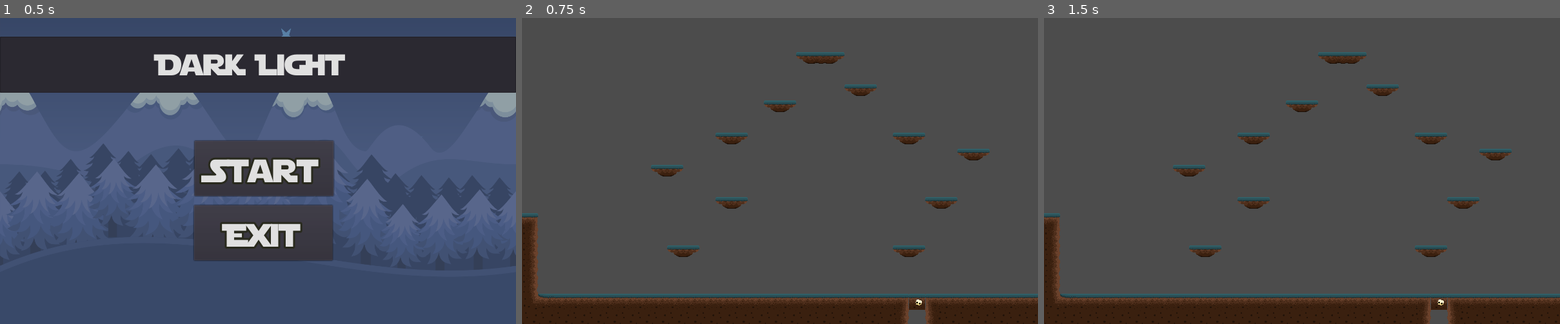
Above: before the commit, frames 1-3 (left to right).
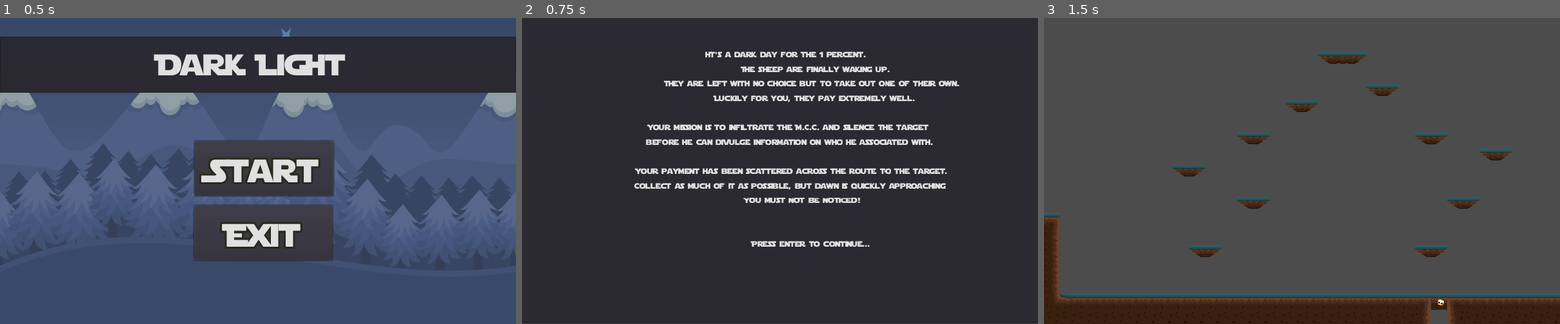
Above: after the commit, the same moments.

Repository: ahmet9cengiz/DarkLight
Game: Godot game, scene res://TitleScreen.tscn
Two runs of this game, one before a commit and one after it. Both use one fixed random seed, a clock stepped at 60 frames per second and the inputs below.
Inputs:
- Up to frame 1 (0.5 s): no input
- Up to frame 2 (0.75 s): click "Start" at 0.5 s
- Up to frame 3 (1.5 s): tap Enter (ui_accept) at 1.25 s; hold Right (ui_right) from 1.28 s (still down); hold Enter (ui_accept) from 1.28 s (still down)

Frame 1 is identical in both runs. In frame 2, 99% of the frame differs, in the area x 0-100%, y 0-100%; in frame 3, nothing differs.

Commit message:
Updated sound

Diff:
--- /dev/null
+++ b/DarkLightGame/Introduction.gd
@@ -0,0 +1,11 @@
+extends Node2D
+
+func _ready():
+	var audioStream =  AudioStreamPlayer.new()
+	self.add_child(audioStream)
+	audioStream.stream = load("res://audio/3880-hitman-by-kevin-macleod.ogg")
+	audioStream.play()
+
+func _input(event):
+	if event.is_action_pressed("ui_accept"):
+		get_tree().change_scene("LevelOne.tscn")
--- /dev/null
+++ b/DarkLightGame/Introduction.tscn
@@ -0,0 +1,33 @@
+[gd_scene load_steps=4 format=2]
+
+[ext_resource path="res://Introduction.gd" type="Script" id=1]
+[ext_resource path="res://images/fonts/StarJedi-DGRW.ttf" type="DynamicFontData" id=2]
+
+[sub_resource type="DynamicFont" id=1]
+font_data = ExtResource( 2 )
+
+[node name="Node2D" type="Node2D"]
+script = ExtResource( 1 )
+
+[node name="TextEdit" type="TextEdit" parent="."]
+margin_left = -435.0
+margin_top = -2.0
+margin_right = 1340.0
+margin_bottom = 607.0
+custom_fonts/font = SubResource( 1 )
+text = "
+
+                                                                                                                  It's a dark day for the 1 percent.
+																													The sheep are finally waking up.
+																							    They are left with no choice but to take out one of their own.
+																							                  Luckily for you, they pay extremely well.
+
+																				            Your mission is to infiltrate the M.C.C. and silence the target
+																						   before he can divulge information on who he associated with.
+
+																						Your payment has been scattered across the route to the target.
+																					    Collect as much of it as possible, but dawn is quickly approaching
+																					                                   You must not be noticed!
+
+
+																													   Press enter to continue..."
--- /dev/null
+++ b/DarkLightGame/LevelOne.gd
@@ -0,0 +1,12 @@
+extends Node2D
+
+# Declare member variables here. Examples:
+# var a = 2
+# var b = "text"
+
+# Called when the node enters the scene tree for the first time.
+func _ready():
+	var audioStream =  AudioStreamPlayer.new()
+	self.add_child(audioStream)
+	audioStream.stream = load("res://audio/4490-the-descent-by-kevin-macleod.ogg")
+	audioStream.play()
--- a/DarkLightGame/LevelOne.tscn
+++ b/DarkLightGame/LevelOne.tscn
@@ -1,6 +1,7 @@
-[gd_scene load_steps=20 format=2]
-
-[ext_resource path="res://TileMap.tres" type="TileSet" id=1]
+[gd_scene load_steps=21 format=2]
+
+[ext_resource path="res://LevelOne.gd" type="Script" id=1]
+[ext_resource path="res://TileMap.tres" type="TileSet" id=2]
 
 [sub_resource type="RectangleShape2D" id=1]
 extents = Vector2( 1537.63, 141.212 )
@@ -57,11 +58,13 @@
 extents = Vector2( 130, 70 )
 
 [node name="Node2D" type="Node2D"]
+editor/display_folded = true
 position = Vector2( 0, -60 )
 scale = Vector2( 0.25, 0.25 )
+script = ExtResource( 1 )
 
 [node name="TileMap" type="TileMap" parent="."]
-tile_set = ExtResource( 1 )
+tile_set = ExtResource( 2 )
 cell_size = Vector2( 128, 128 )
 format = 1
 tile_data = PoolIntArray( -1114010, 36, 0, -1113998, 36, 0, -1048475, 14, 0, -982938, 36, 0, -982936, 36, 0, -982934, 3 …(11552 unchanged characters)…
--- a/DarkLightGame/TitleScreen.gd
+++ b/DarkLightGame/TitleScreen.gd
@@ -3,12 +3,12 @@
 func _ready():
 	var audioStream =  AudioStreamPlayer.new()
 	self.add_child(audioStream)
-	audioStream.stream = load("res://audio/3880-hitman-by-kevin-macleod.ogg")
+	audioStream.stream = load("res://audio/3868-hero-down-by-kevin-macleod.ogg")
 	audioStream.play()
 
 
 func _on_Start_Game_button_pressed():
-	get_tree().change_scene("LevelOne.tscn")
+	get_tree().change_scene("Introduction.tscn")
 
 
 func _on_Quit_Button_pressed():
Not shown: 1 places in DarkLightGame/LevelOne.tscn that only renumber resources
Not shown, added: DarkLightGame/audio/4490-the-descent-by-kevin-macleod.ogg.import
Not shown, changed: .DS_Store
Not shown, changed: DarkLightGame/.DS_Store
Not shown, added: DarkLightGame/audio/.DS_Store
Not shown, added: DarkLightGame/audio/4490-the-descent-by-kevin-macleod.ogg
Not shown, changed: DarkLightGame/images/fonts/.DS_Store
